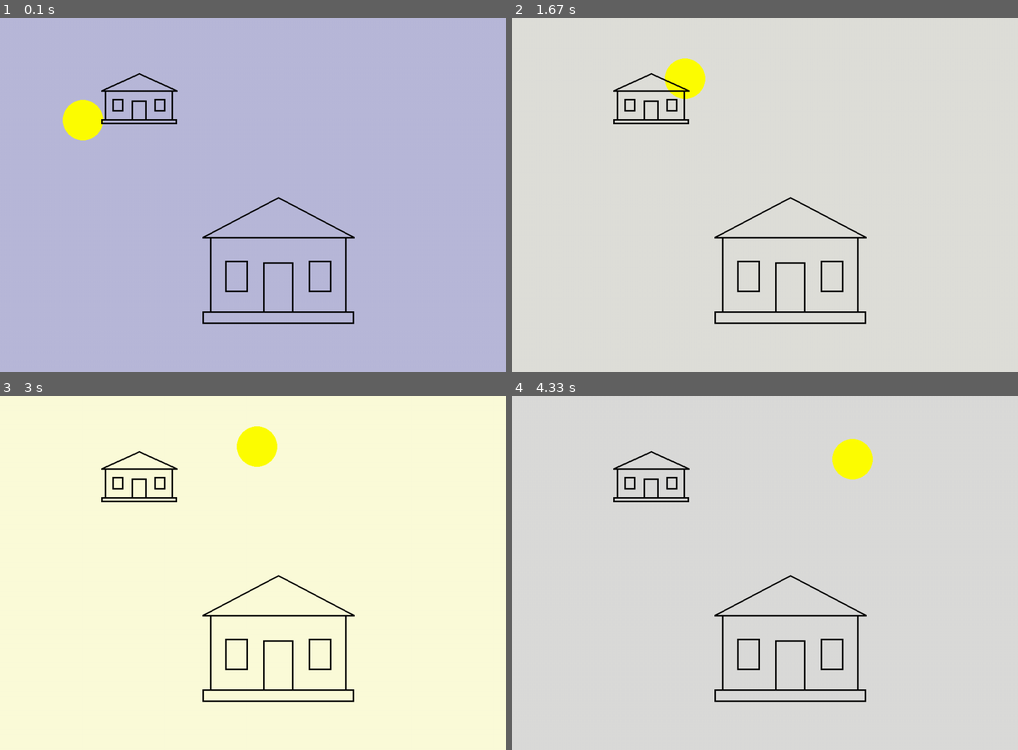
Above: before the commit, frames 1-4 (two rows, left to right).
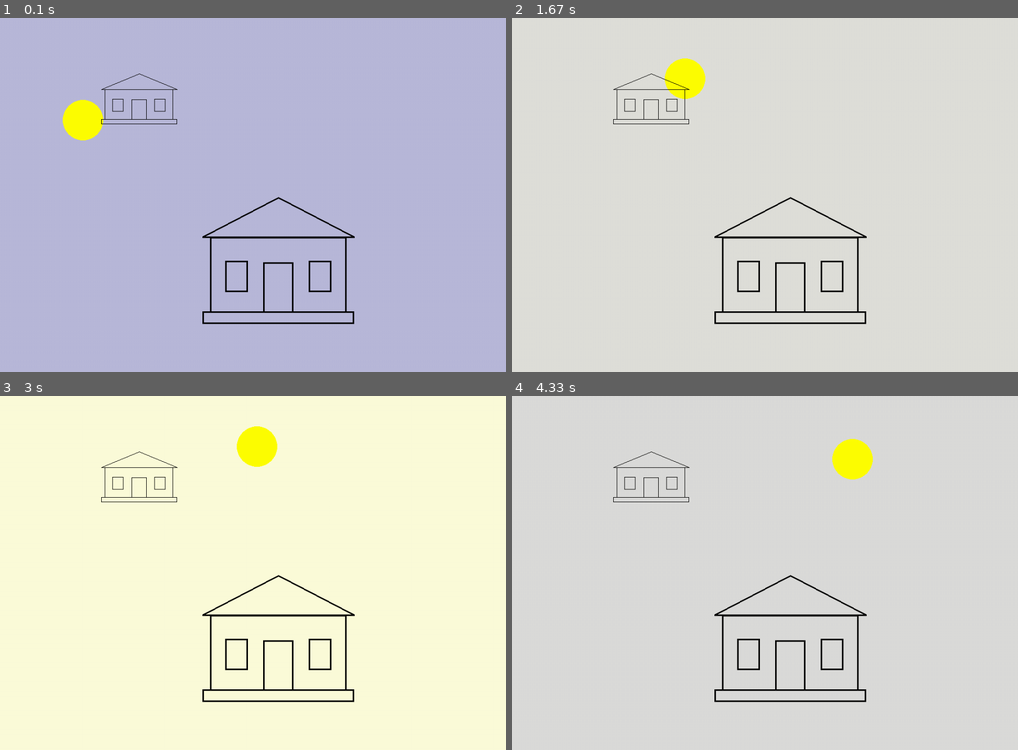
Above: after the commit, the same moments.

Repository: Dmitry1101985/Python
Game: pygame game, started from My_Game/test.py
Two runs of this game, one before a commit and one after it. Both use one fixed random seed, a clock stepped at 60 frames per second and the inputs below.
Inputs:
- Up to frame 1 (0.1 s): no input
- Up to frame 2 (1.67 s): no input
- Up to frame 3 (3 s): no input
- Up to frame 4 (4.33 s): no input

The runs differ from the first frame. In frame 1, 0.6% of the frame differs, in the area x 20-71%, y 15-63%; in frame 2, 0.6%; in frame 3, 0.7%; in frame 4, 0.6%.

Commit message:
fix bugs, add function

Diff:
--- a/My_Game/house_class.py
+++ b/My_Game/house_class.py
@@ -7,6 +7,7 @@
         self.y = 580
         self.height = 250
         self.width = 300
+        self.line_thickness = 3
 
 
     def set_size(self, width, height):
@@ -19,6 +20,10 @@
         self.y = y
 
 
+    def set_line_thickness(self, thickness):
+        self.line_thickness = thickness
+
+
     def draw(self, screen):
         self.draw_foundation(screen)
         self.draw_floor(screen)
@@ -27,7 +32,7 @@
 
     def draw_foundation(self, screen):
         foundation_height = self.height * 0.1
-        pygame.draw.rect(screen, "black", [self.x, self.y, self.width, foundation_height], 3)
+        pygame.draw.rect(screen, "black", [self.x, self.y, self.width, foundation_height], self.line_thickness)
 
 
     def draw_floor(self, screen):
@@ -39,7 +44,7 @@
 
     def draw_roof(self, screen):
         roof_lp_x = self.x
-        roof_lp_y = self.y - 0.6 * self.height + 4
+        roof_lp_y = self.y - 0.6 * self.height + self.line_thickness
         roof_rp_x = self.x + self.width
         roof_rp_y = roof_lp_y
         roof_cp_x = self.x + self.width / 2
@@ -48,7 +53,7 @@
         screen,
         "black",
         [[roof_cp_x, roof_cp_y], [roof_lp_x, roof_lp_y], [roof_rp_x, roof_rp_y]],
-        3,
+        self.line_thickness,
         )
 
 
@@ -56,16 +61,16 @@
         walls_width = self.width * 0.9
         walls_height = self.height * 0.6
         walls_x = self.x + (self.width - walls_width) / 2
-        walls_y = self.y - walls_height + 3
-        pygame.draw.rect(screen, "black", [walls_x, walls_y, walls_width, walls_height], 3)
+        walls_y = self.y - walls_height + self.line_thickness
+        pygame.draw.rect(screen, "black", [walls_x, walls_y, walls_width, walls_height], self.line_thickness)
 
 
     def draw_door(self, screen):
         door_height = self.height * 0.4
         door_width = self.width * 0.2
         door_x = self.x + (self.width / 2) - (door_width / 2)
-        door_y = self.y - door_height + 3
-        pygame.draw.rect(screen, "black", [door_x, door_y, door_width, door_height], 3)
+        door_y = self.y - door_height + self.line_thickness
+        pygame.draw.rect(screen, "black", [door_x, door_y, door_width, door_height], self.line_thickness)
 
 
     def draw_left_window(self, screen):
@@ -73,7 +78,7 @@
         window_height = self.height * 0.25
         window_y = self.y - window_height - (self.height * 0.15)
         window_left_x = self.x + self.width * 0.15
-        pygame.draw.rect(screen, "black", [window_left_x, window_y, window_width, window_height], 3)
+        pygame.draw.rect(screen, "black", [window_left_x, window_y, window_width, window_height], self.line_thickness)
 
 
     def draw_right_window(self, screen):
@@ -81,4 +86,4 @@
         window_height = self.height * 0.25
         window_y = self.y - window_height - (self.height * 0.15)
         window_right_x = self.x + (self.width - self.width * 0.15) - window_width
-        pygame.draw.rect(screen, "black", [window_right_x, window_y, window_width, window_height], 3)
+        pygame.draw.rect(screen, "black", [window_right_x, window_y, window_width, window_height], self.line_thickness)
--- a/My_Game/test.py
+++ b/My_Game/test.py
@@ -23,6 +23,7 @@
 house_2 = house_class.House()
 house_2.set_size(150, 100)
 house_2.set_position(200, 200)
+house_2.set_line_thickness(1)
 # house.set_size(300, 200)
 # house.set_position(350,680)
 
